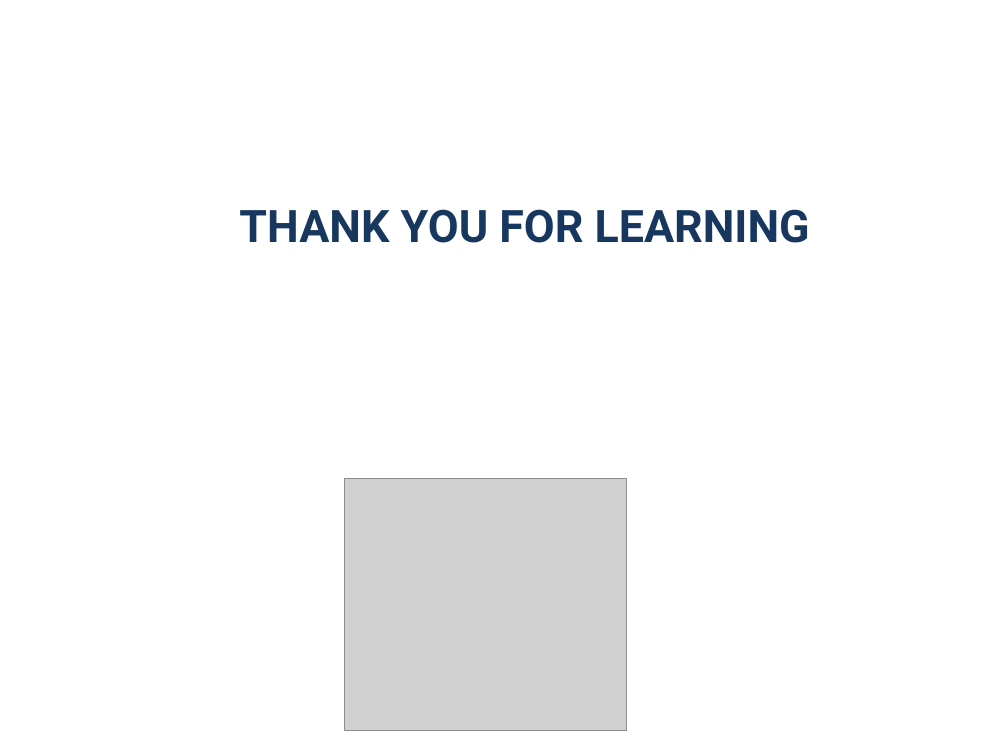
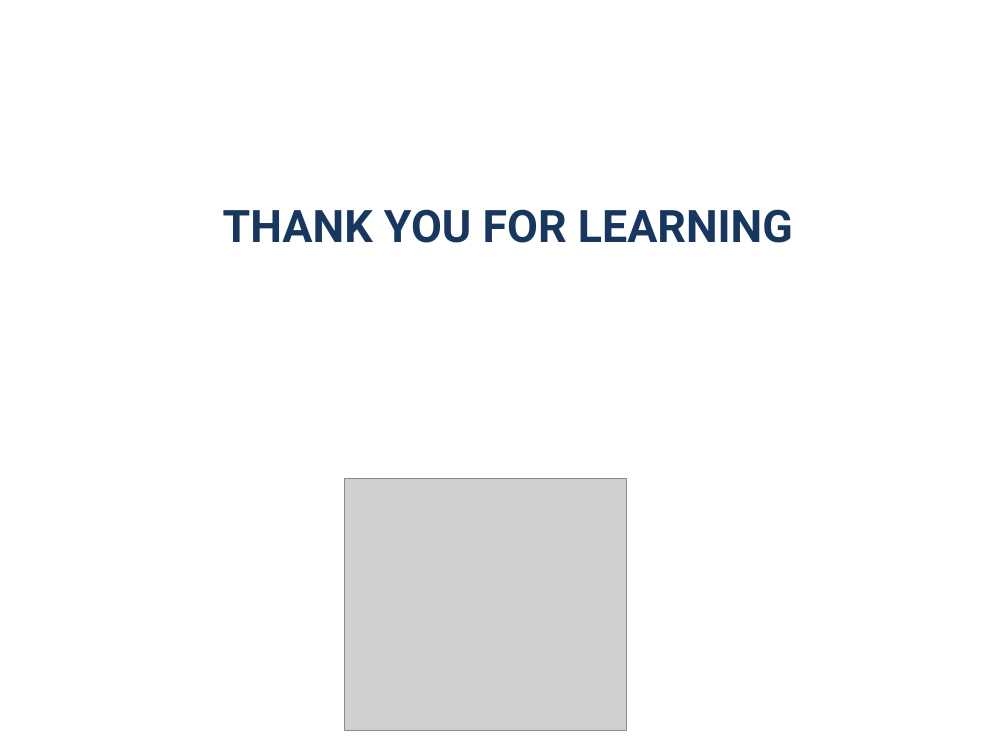
Before and after one commit to zameerpasha/DevopsTrainingRepo, a slide deck: slide 16 of Docker/Docker_Tutorial.pptx. Drawn at 1008x756 pixels with LibreOffice and Linux fonts; fonts in the diff are those of the drawing; grey boxes stand for pictures. Boxes give left, top, right and bottom in pixels: in the first picture for what was removed or moved away, otherwise in the second. Text is boxed around its words. In the diff, an @@ line names an element or a change of style, - is before the commit and + after.

```diff
--- a/Docker/Docker_Tutorial.pptx
+++ b/Docker/Docker_Tutorial.pptx
@@ text "THANK YOU FOR LEARNING": place and size @@
-text "THANK YOU FOR LEARNING" at [239, 209, 810, 243]
+text "THANK YOU FOR LEARNING" at [223, 209, 793, 243]
```
Also in this commit, not shown: 1 other slide changed.
